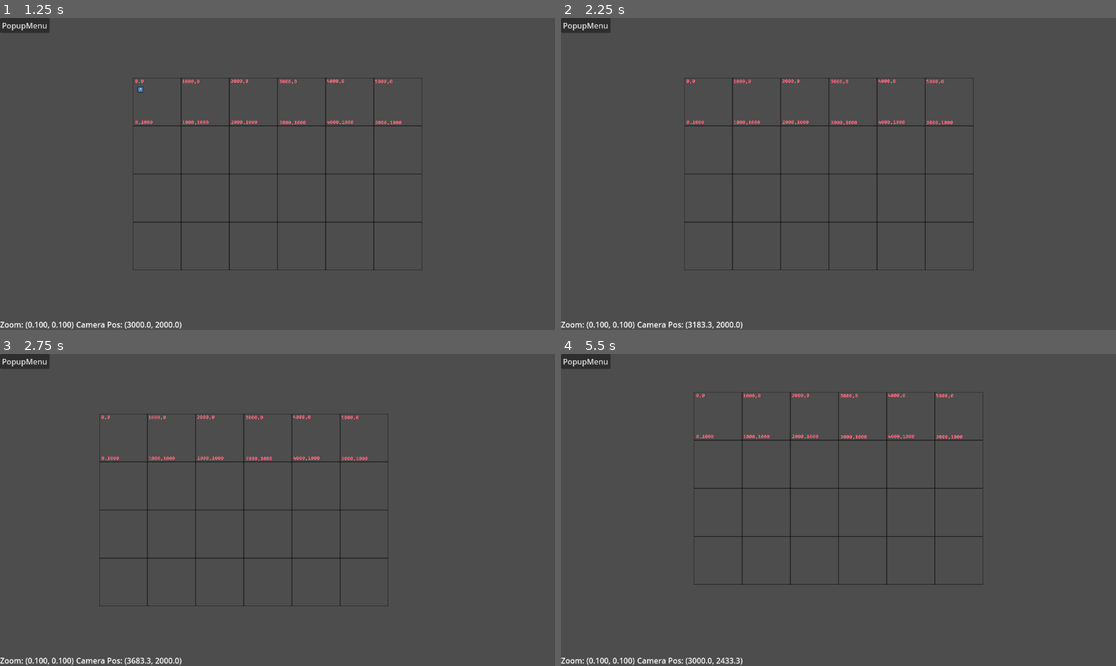
Above: before the commit, frames 1-4 (two rows, left to right).
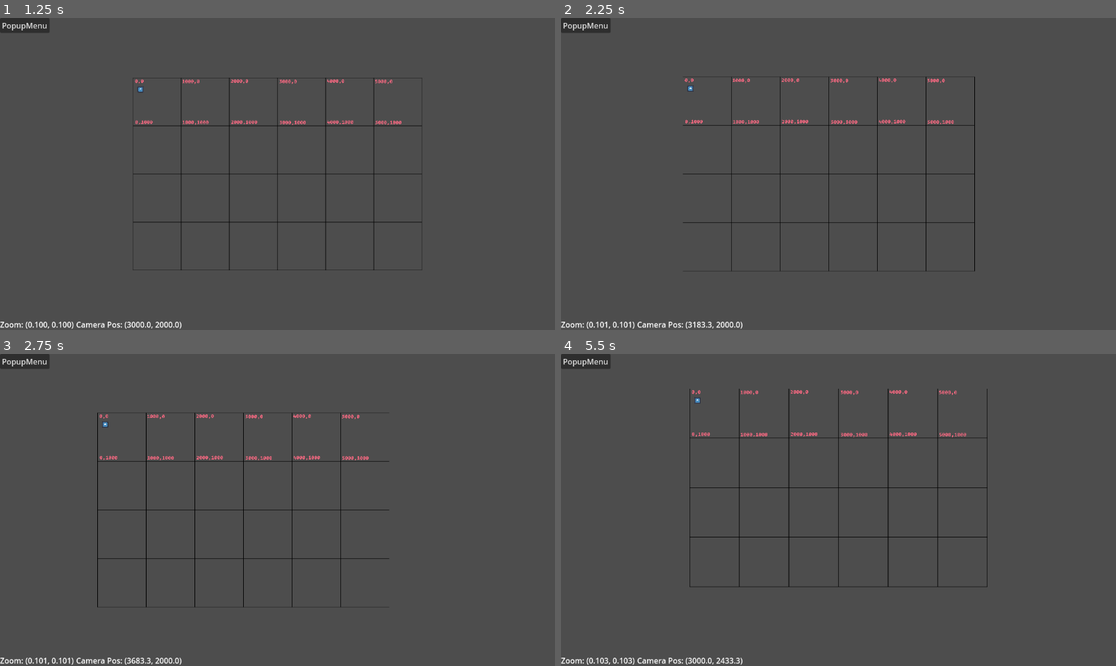
Above: after the commit, the same moments.

Repository: jwodicka/CameraDrag
Game: Godot game, scene res://control.tscn
Two runs of this game, one before a commit and one after it. Both use one fixed random seed, a clock stepped at 60 frames per second and the inputs below. The engine's default icon, where the game draws it, is replaced by a stand-in: a white triangle on a blue panel in a dark square.
Inputs (mouse positions are in pixels of both pictures, inside the frame that each line leads up to):
- Up to frame 1 (1.25 s): tap Enter at 0.5 s; drag from (277, 174) to (138, 89) at 0.52 s
- Up to frame 2 (2.25 s): tap Space at 1.25 s; drag from (699, 89) to (810, 236) at 1.27 s; tap Enter at 2 s; move the mouse to (894, 105) at 2.02 s; hold Right (pan_right) from 2.03 s (still down); hold Mouse wheel up (zoom_in) from 2.03 s (still down); click (894, 105) at 2.17 s
- Up to frame 3 (2.75 s): keep holding Right (pan_right); keep holding Mouse wheel up (zoom_in)
- Up to frame 4 (5.5 s): release Right (pan_right) at 2.75 s; release Mouse wheel up (zoom_in) at 2.75 s; drag from (810, 572) to (672, 463) at 2.77 s; tap Space at 3.5 s; move the mouse to (1005, 556) at 3.52 s; hold Left (pan_left) 3.53-4.25 s; hold Mouse wheel up (zoom_in) 3.53-4.25 s; click (1005, 556) at 3.67 s; drag from (672, 463) to (755, 432) at 4.27 s; tap Enter at 5 s; move the mouse to (866, 510) at 5.02 s; hold Down (pan_down) from 5.03 s (still down); hold Mouse wheel up (zoom_in) from 5.03 s (still down); click (866, 510) at 5.17 s

Frame 1 is identical in both runs. In frame 2, 1.8% of the frame differs, in the area x 7-75%, y 18-100%; in frame 3, 1.7%; in frame 4, 2.5%, in the area x 7-77%, y 11-100%.

Commit message:
Figured out how to get input working by not using a viewport

Diff:
--- a/Code.gd
+++ b/Code.gd
@@ -7,7 +7,7 @@
 var base_camera_position = Vector2(3000, 2000)
 
 @onready
-var camera = $SubViewportContainer/SubViewport/Camera2D
+var camera = $Camera2D
 
 # Called when the node enters the scene tree for the first time.
 func _ready():
@@ -19,9 +19,9 @@
 	# Using this to keep labels of state up-to-date.
 	# It's horribly inefficient, but this is a repro case for an error, not my game.
 	var zoom = camera.get_zoom()
-	$BoxContainer/ZoomLabel.set_text("Zoom: %.3v" % [zoom])
+	$CanvasLayer/BoxContainer/ZoomLabel.set_text("Zoom: %.3v" % [zoom])
 	var pos = camera.position
-	$BoxContainer/PosLabel.set_text("Camera Pos: %.1v" % [pos])
+	$CanvasLayer/BoxContainer/PosLabel.set_text("Camera Pos: %.1v" % [pos])
 
 	if Input.is_action_pressed("pan_left"):
 		camera.position += Vector2.LEFT * speed * delta
@@ -41,7 +41,7 @@
 		2:	# Recenter Camera
 			camera.position = base_camera_position
 
-func _on_gui_input(event):
+func _unhandled_input(event):
 	if event.is_action_pressed("zoom_in"):
 		var zoom = camera.get_zoom()
 		camera.set_zoom(zoom + zoom_increment)
--- a/Draggable.gd
+++ b/Draggable.gd
@@ -11,6 +11,7 @@
 func _process(delta):
 	if is_dragging:
 		if Input.is_mouse_button_pressed(MOUSE_BUTTON_LEFT):
+			return # Don't actually move the piece!
 			position = get_viewport().get_mouse_position() - drag_offset * get_viewport_transform().affine_inverse()
 	else:
 		end_drag()
@@ -25,6 +26,7 @@
 		is_dragging = false
 
 func _on_input_event(viewport, event, shape_idx):
+	print(viewport, event, shape_idx)
 	if event is InputEventMouseButton:
 		if event.button_index == MOUSE_BUTTON_LEFT:
 			if event.pressed:
--- a/control.tscn
+++ b/control.tscn
@@ -15,59 +15,14 @@
 anchor_bottom = 1.0
 grow_horizontal = 2
 grow_vertical = 2
+size_flags_horizontal = 3
+size_flags_vertical = 3
 mouse_filter = 1
 script = ExtResource("1_cibla")
 
-[node name="SubViewportContainer" type="SubViewportContainer" parent="."]
-layout_mode = 1
-anchors_preset = 15
-anchor_right = 1.0
-anchor_bottom = 1.0
-grow_horizontal = 2
-grow_vertical = 2
-stretch = true
+[node name="CanvasLayer" type="CanvasLayer" parent="."]
 
-[node name="SubViewport" type="SubViewport" parent="SubViewportContainer"]
-handle_input_locally = false
-physics_object_picking = true
-size = Vector2i(1152, 648)
-render_target_update_mode = 4
-
-[node name="Camera2D" type="Camera2D" parent="SubViewportContainer/SubViewport"]
-position = Vector2(3000, 2000)
-zoom = Vector2(0.1, 0.1)
-
-[node name="TextureRect" type="TextureRect" parent="SubViewportContainer/SubViewport"]
-offset_right = 40.0
-offset_bottom = 40.0
-texture = ExtResource("1_kyjoi")
-
-[node name="Area2D" type="Area2D" parent="SubViewportContainer/SubViewport"]
-position = Vector2(158, 242)
-script = ExtResource("3_s465x")
-
-[node name="CollisionShape2D" type="CollisionShape2D" parent="SubViewportContainer/SubViewport/Area2D"]
-shape = SubResource("RectangleShape2D_xve0x")
-
-[node name="Sprite2D" type="Sprite2D" parent="SubViewportContainer/SubViewport/Area2D"]
-texture = ExtResource("2_kp4uf")
-
-[node name="MenuBar" type="MenuBar" parent="."]
-layout_mode = 0
-offset_right = 40.0
-offset_bottom = 40.0
-
-[node name="PopupMenu" type="PopupMenu" parent="MenuBar"]
-item_count = 3
-item_0/text = "Default Zoom"
-item_0/id = 0
-item_1/text = "Actual Size"
-item_1/id = 1
-item_2/text = "Recenter Camera"
-item_2/id = 2
-
-[node name="BoxContainer" type="BoxContainer" parent="."]
-layout_mode = 1
+[node name="BoxContainer" type="BoxContainer" parent="CanvasLayer"]
 anchors_preset = 12
 anchor_top = 1.0
 anchor_right = 1.0
@@ -77,14 +32,46 @@
 grow_vertical = 0
 mouse_filter = 2
 
-[node name="ZoomLabel" type="Label" parent="BoxContainer"]
+[node name="ZoomLabel" type="Label" parent="CanvasLayer/BoxContainer"]
 layout_mode = 2
 text = "Zoom"
 
-[node name="PosLabel" type="Label" parent="BoxContainer"]
+[node name="PosLabel" type="Label" parent="CanvasLayer/BoxContainer"]
 layout_mode = 2
 text = "Zoom"
 
-[connection signal="gui_input" from="." to="." method="_on_gui_input"]
-[connection signal="input_event" from="SubViewportContainer/SubViewport/Area2D" to="SubViewportContainer/SubViewport/Area2D" method="_on_input_event"]
-[connection signal="id_pressed" from="MenuBar/PopupMenu" to="." method="_on_popup_menu_id_pressed"]
+[node name="MenuBar" type="MenuBar" parent="CanvasLayer"]
+offset_right = 103.0
+offset_bottom = 40.0
+
+[node name="PopupMenu" type="PopupMenu" parent="CanvasLayer/MenuBar"]
+item_count = 3
+item_0/text = "Default Zoom"
+item_0/id = 0
+item_1/text = "Actual Size"
+item_1/id = 1
+item_2/text = "Recenter Camera"
+item_2/id = 2
+
+[node name="Camera2D" type="Camera2D" parent="."]
+position = Vector2(3000, 2000)
+zoom = Vector2(0.1, 0.1)
+
+[node name="TextureRect" type="TextureRect" parent="."]
+offset_right = 6000.0
+offset_bottom = 4000.0
+mouse_filter = 2
+texture = ExtResource("1_kyjoi")
+
+[node name="Area2D" type="Area2D" parent="."]
+position = Vector2(158, 242)
+script = ExtResource("3_s465x")
+
+[node name="CollisionShape2D" type="CollisionShape2D" parent="Area2D"]
+shape = SubResource("RectangleShape2D_xve0x")
+
+[node name="Sprite2D" type="Sprite2D" parent="Area2D"]
+texture = ExtResource("2_kp4uf")
+
+[connection signal="id_pressed" from="CanvasLayer/MenuBar/PopupMenu" to="." method="_on_popup_menu_id_pressed"]
+[connection signal="input_event" from="Area2D" to="Area2D" method="_on_input_event"]
